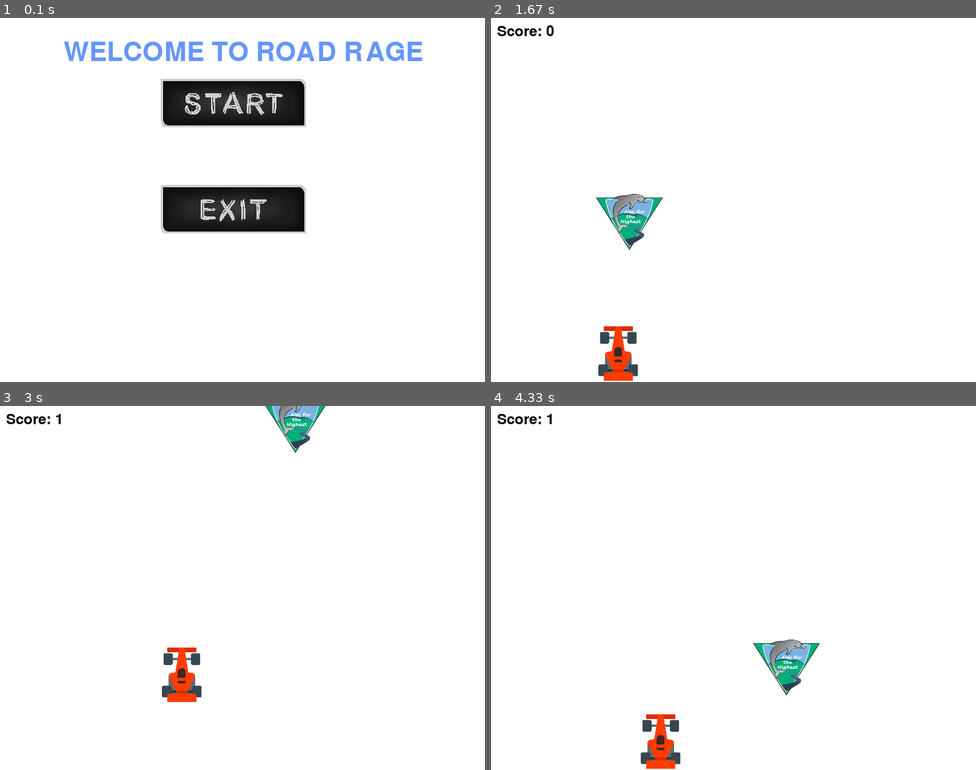
Above: before the commit, frames 1-4 (two rows, left to right).
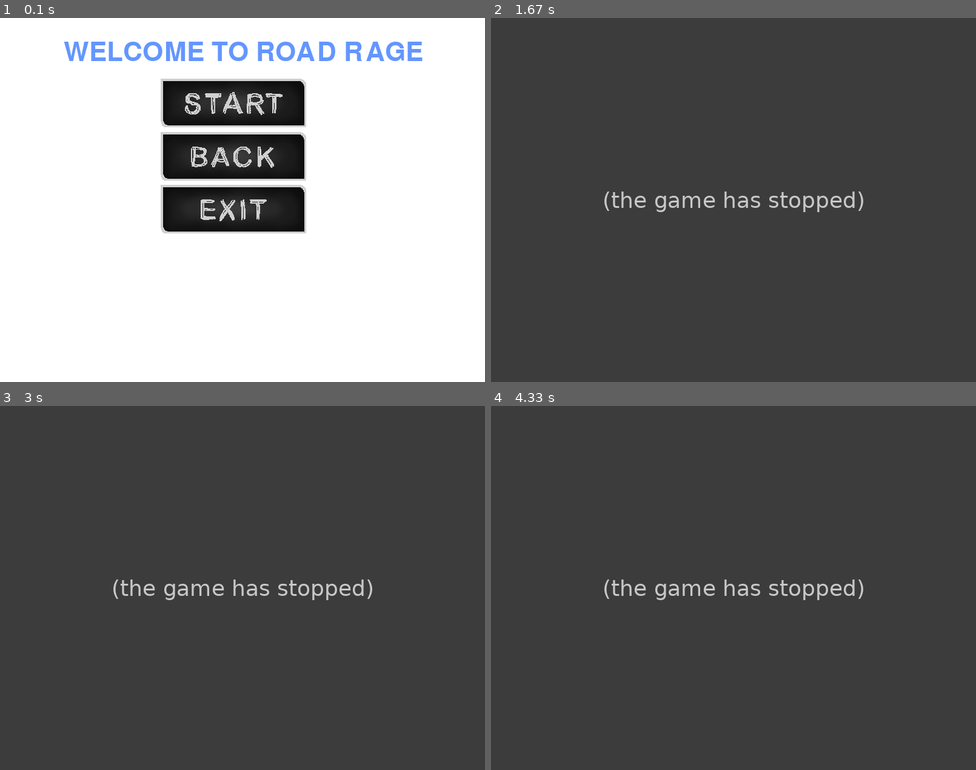
Above: after the commit, the same moments.

Repository: NicoVDT/SDD-AT3
Game: pygame game, started from python game/car game.py
Same seed, same stepped clock (60 frames per second), same inputs: the game is played once before the commit and once after it.
Inputs (mouse positions are in pixels of both pictures, inside the frame that each line leads up to):
- Up to frame 1 (0.1 s): no input
- Up to frame 2 (1.67 s): press the mouse at (723, 101) at 0.37 s; move the mouse to (723, 170) at 0.47 s; release the mouse at (728, 240) at 0.6 s; hold Left 0.67-1.2 s; move the mouse to (631, 61) at 0.7 s; hold Left from 1.57 s (still down)
- Up to frame 3 (3 s): release Left at 1.97 s; hold Up 2-2.37 s; hold Right from 2.4 s (still down)
- Up to frame 4 (4.33 s): release Right at 3.03 s; hold Down 3.07-3.43 s; hold Left 3.47-3.93 s; hold Right from 3.97 s (still down)

The runs differ from the first frame. In frame 1, 4.0% of the frame differs, in the area x 33-64%, y 31-45%; in frame 2, 100%; in frame 3, 100%, in the area x 0-100%, y 0-100%; in frame 4, 100%.
After the commit the program exited at 0.37 s; later frames show no game.

Commit message:
basic help button and improved hover code, broke buttons

Diff:
--- a/python game/car game.py
+++ b/python game/car game.py
@@ -22,7 +22,7 @@
 
 # Load the images
 exit_button_image = pygame.image.load("Menu Buttons\Large Buttons\Large Buttons\Exit Button.png")
-
+help_button_image =  pygame.image.load("Menu Buttons\Large Buttons\Large Buttons\Help Button.png")
 start_game_hover = pygame.image.load("Menu Buttons\Large Buttons\Large Buttons\StartButtonhover.png")
 
 start_game_button_image = pygame.image.load("Menu Buttons\Large Buttons\Large Buttons\Start Button.png")
@@ -83,10 +83,12 @@
     pygame.mixer.music.play()
 
 class Button():
-    def __init__(self, x, y, image, scale):
+    def __init__(self, x, y, image, scale, hoverimage = None):
         width = image.get_width()
         height = image.get_height()
         self.scale = scale
+        self.hoverimage = hoverimage
+        self.originalimage = image
         self._image = pygame.transform.scale(image, (int(width * scale), int(height * scale)))
         self.rect = self.image.get_rect()
         self.rect.topleft = (x,y)
@@ -108,9 +110,11 @@
         #check mouse is over button and clicked
 
         if self.rect.collidepoint(pos):
-            start_button.image = start_game_hover
+            if self.hoverimage != None:
+                self.image = self.hoverimage
         else:
-            start_button.image = start_game_button_image
+            if self.hoverimage != None:
+                self.image = self.originalimage
             if pygame.mouse.get_pressed()[0] == 1 and self.clicked == False:
                 self.clicked = True
                 action = True
@@ -120,7 +124,8 @@
 
         return action
 exit_button = Button(265, 275, exit_button_image, 0.4)
-start_button = Button(265, 100, start_game_button_image, 0.4)
+start_button = Button(265, 100, start_game_button_image, 0.4, hoverimage=start_game_hover)
+help_button = Button(265, 188, help_button_image, 0.4)
 # Set the game loop
 running = True
 start_game = True
@@ -139,10 +144,16 @@
 
 
     if start_button.draw():
+        print("Exiting")
         exit()
 
     if exit_button.draw():
         start_game = False
+
+    if help_button.draw():
+        print("exiting help")
+        exit()
+
 
 
 
Binary file added: python game/Menu Buttons/Large Buttons/Large Buttons/Help Button.png
